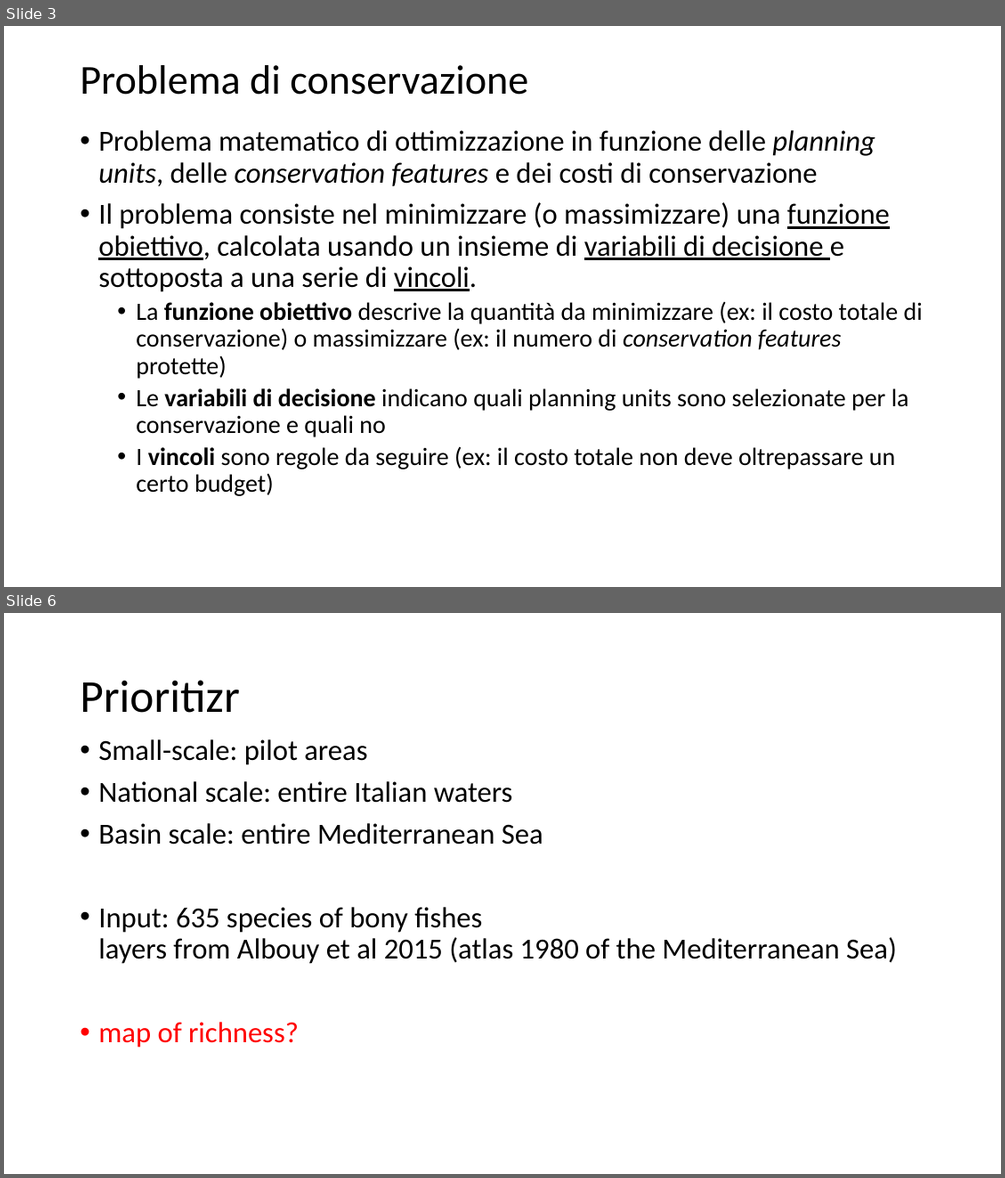
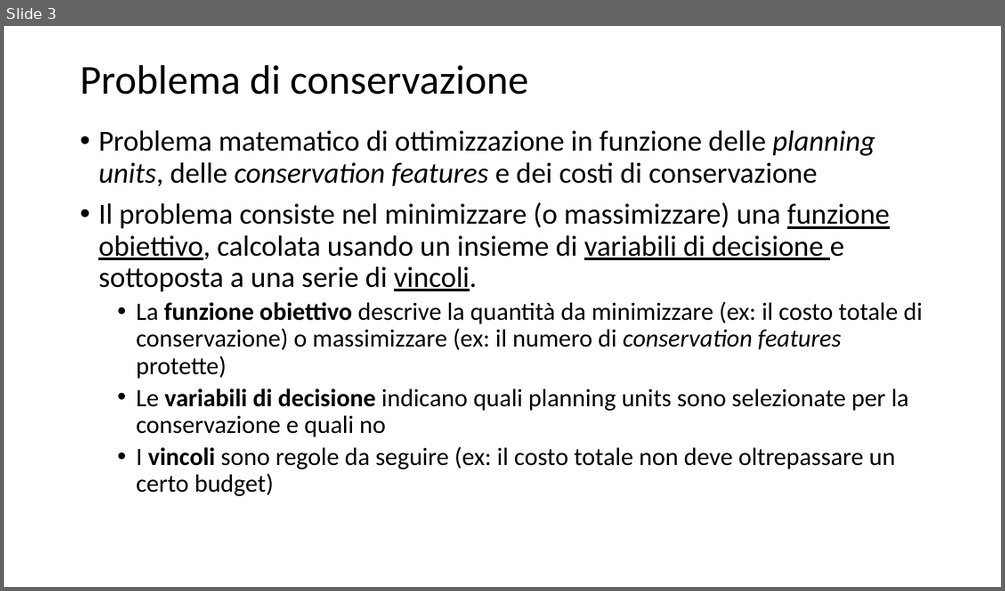
Before and after one commit to MarcoAndrello/prioritizr-spoke-2, a slide deck: Pres.pptx. Shown one above the other, each under a label of ours: slides 3 and 6 before the commit, slide 3 after it; the slides between them are not shown. The pictures are 1005x1178 and 1005x591 pixels, drawn with LibreOffice and Linux fonts; fonts in the diff are those of the drawing. Boxes give left, top, right and bottom in pixels: in the first picture for what was removed or moved away, otherwise in the second. Text is boxed around its words. In the diff, an @@ line names an element or a change of style, - is before the commit and + after.

```diff
--- a/Pres.pptx
+++ b/Pres.pptx
@@ slide 6 removed at [4,613,1001,1174], background #FFFFFF @@
@@ title removed at [80,680,239,713] @@
-Prioritizr
@@ text removed at [98,739,897,1047] @@
-• Small-scale: pilot areas
-• National scale: entire Italian waters
-• Basin scale: entire Mediterranean Sea
-• Input: 635 species of bony fishes
-  layers from Albouy et al 2015 (atlas 1980 of the Mediterranean Sea)
-• map of richness?
```
Also in this commit, not shown: 2 slides changed, 16 slides added, 7 other slides removed, 2 other files.
